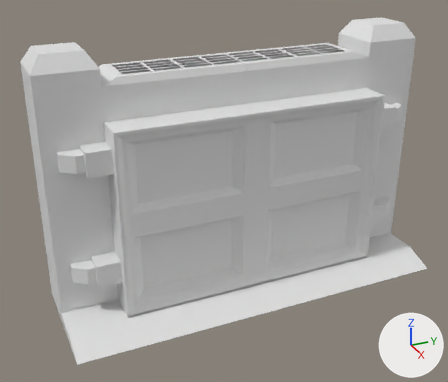
The FBX model Assets/Art/Models/Environment Models/Level 2/Boss room/Boss door.fbx as it was, and as the next commit left it.
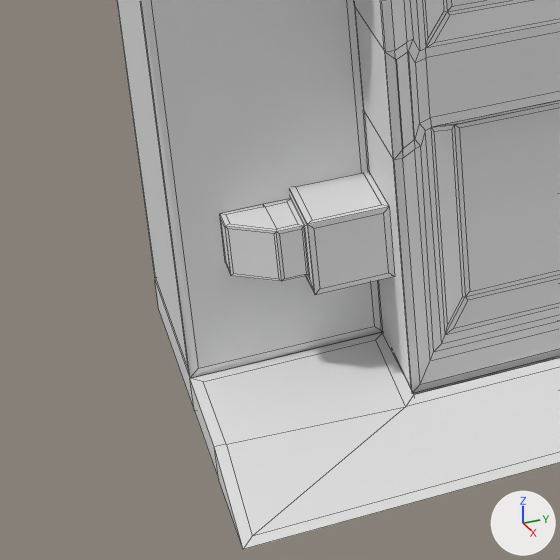
The first picture shows the older version from a 50 mm camera at (37.1, 22.5, 24.4) aimed at (4.5, 37.2, 8.1). The close-ups show both versions on the part from 1% to 38% of the width and 52% to 96% of the height of that picture; other places that the commit changed are outside them. Every picture has the same lights, and +X, +Y and +Z are marked at lower right. The close-ups show mesh edges as thin lines. Where no turn or scale is listed for an object, it has been applied to the vertices.

Names of what the first close-up shows: 'Boss1_Door', 'Boss1_Door frame'.
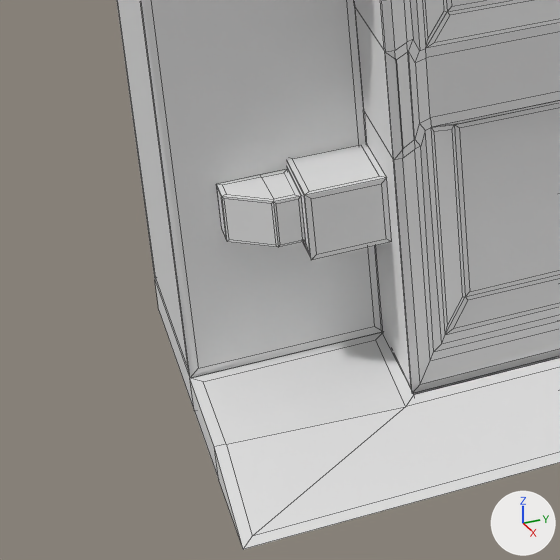
The newer file is also rescaled (x0.491), turned or shifted as a whole; pictures and numbers use the older file's frame.

What differs and where, as boxes (x1, y1, x2, y2) in the close-ups (560 x 560 px):
'Boss1_Door frame.003', added: after (216, 169, 305, 247)
part 1 of me_cube_006, added: after (286, 143, 392, 260)
part 2 of me_cube_006, deleted: before (220, 171, 394, 295)

The change, as a list of edits to the scene's bpy script:
```text
Change me_cube_006:
    used by ob_boss1_door_frame; location = (2.56, 38.76, 8.33)
    remove me_cube_006.from_pydata(...)  # 681 vertices, 636 faces; spans x -1.8..6.0, y -12.4..12.4, z -7.2..9.1
    add me_cube_006.from_pydata(...)  # 553 vertices, 504 faces; spans x -1.8..6.0, y -12.4..12.4, z -7.2..9.1
    me_cube_006 part 1: a new loose piece of 36 vertices spanning x 1.7..3.2, y -10.3..-8.8, z -3.7..-2.4
    me_cube_006 part 2: the loose piece of 68 vertices spanning x 1.7..3.2, y -11.5..-8.8, z -4.4..-3.0 is deleted
Add me_cube_120:
    me_cube_120.from_pydata(...)  # 36 vertices, 33 faces; spans x -0.512..0.512, y -0.635..0.635, z -0.461..0.461
Add ob_boss1_door_frame_003:
    ob_boss1_door_frame_003 = bpy.data.objects.new('Boss1_Door frame.003', me_cube_120)
    ob_boss1_door_frame_003.location = (4.87, 27.87, 5.29)
```
